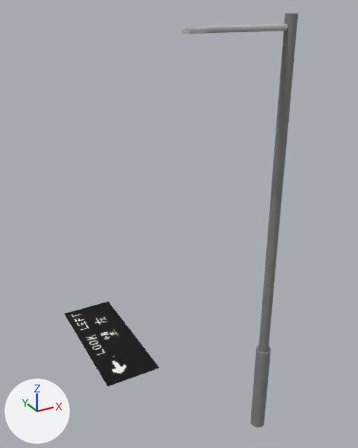
One commit to the OBJ model models/signs-new.obj: the scene before it, then after it.
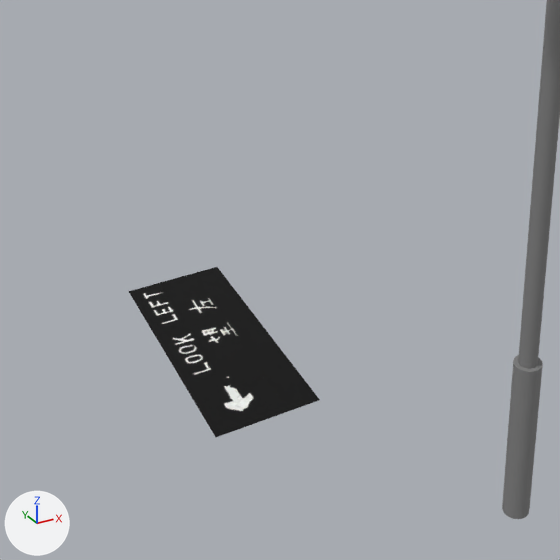
There are two pictures of each version: one whole from a camera (50 mm lens) standing at (-12.05, -13.84, 8.3) and looking at (-7.05, -4.74, 3.76), one close up on the part from 0% to 78% of the width and 38% to 100% of the height. The lights are fixed; the arrows at lower left show +X, +Y and +Z. Where no turn or scale is listed for an object, it has been applied to the vertices.

The first close-up shows 'signs-new'.
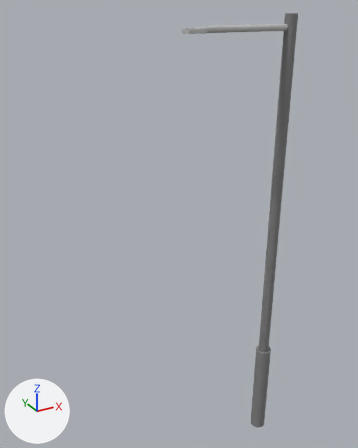
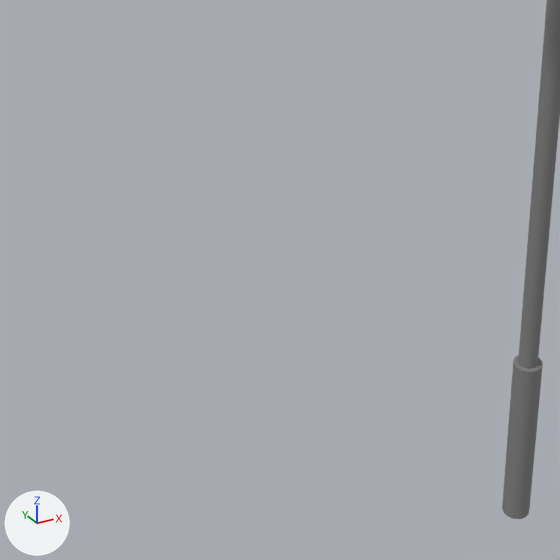
What differs and where, as boxes [x1, y1, x2, y2] in the close-ups (560 x 560 px):
'signs-new', reshaped
    before: [129, 0, 560, 519]
    after: [502, 0, 560, 519]
part 1 of me_signs_new, deleted (black)
    before: [129, 267, 320, 437]

Edits to the bpy script that builds the scene:
```text
Change me_signs_new:
    where me_signs_new.from_pydata(...)  # 170 vertices, 161 faces; spans x -8.99..-6.33, y -7.48..-1.09, z -0.2..8.2
    used by ob_signs_new; location = (0.0, 0.0, 0.0)
    remove me_signs_new.materials.append(mat_5)  # picture img_5_png
    me_signs_new part 1: the loose piece of 4 vertices spanning x -8.99..-7.57, y -4.67..-1.09, z -0.19 is deleted
```
